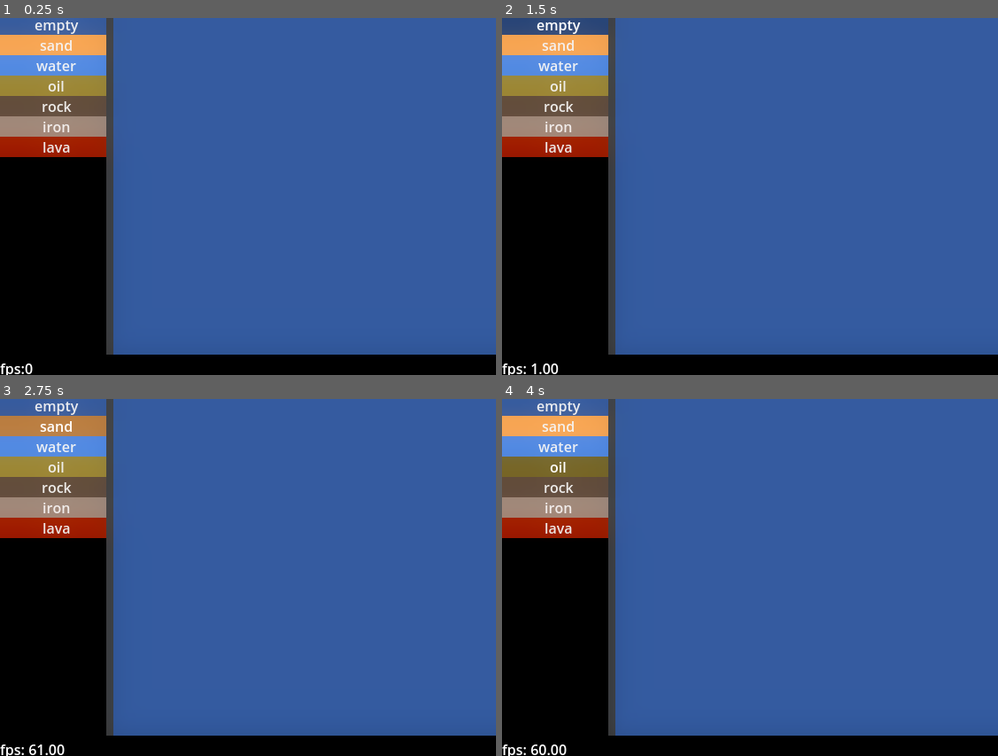
Above: before the commit, frames 1-4 (two rows, left to right).
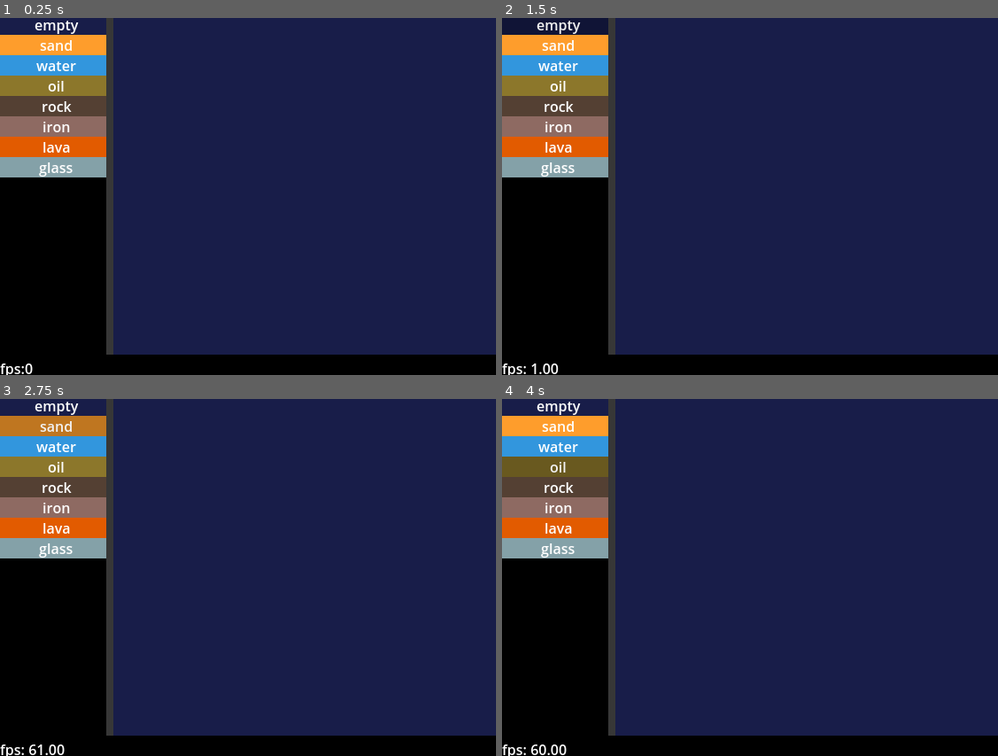
Above: after the commit, the same moments.

Repository: kiwijuice56/sand-spoon
Game: Godot game, scene res://main/main.tscn
Two runs of this game, one before a commit and one after it. Both use one fixed random seed, a clock stepped at 60 frames per second and the inputs below.
Inputs (mouse positions are in pixels of both pictures, inside the frame that each line leads up to):
- Up to frame 1 (0.25 s): no input
- Up to frame 2 (1.5 s): click (556, 167) at 0.5 s, where only the run after the commit has a clickable "glass"; click "empty" at 1.25 s
- Up to frame 3 (2.75 s): click "sand" at 2 s
- Up to frame 4 (4 s): click "water" at 2.75 s; click "oil" at 3.5 s

The runs differ from the first frame. In frame 1, 80% of the frame differs, in the area x 0-100%, y 0-95%; in frame 2, 80%; in frame 3, 80%; in frame 4, 80%.

Commit message:
HDR glow

Diff:
--- a/main/main.tscn
+++ b/main/main.tscn
@@ -7,19 +7,15 @@
 [ext_resource type="PackedScene" uid="uid://cly3oo4u8jasx" path="res://main/ui/fps_label/fps_label.tscn" id="3_54ca0"]
 [ext_resource type="Resource" uid="uid://bv0qbdwy81m1a" path="res://main/simulation/element/empty/empty.tres" id="4_oq8j5"]
 [ext_resource type="Resource" uid="uid://ypa8f347pjrs" path="res://main/simulation/element/liquid/water/water.tres" id="5_4oxmv"]
-[ext_resource type="Resource" uid="uid://bpc02af8uq6kh" path="res://main/simulation/element/solid/powder/sand/sand.tres" id="5_57l7a"]
+[ext_resource type="Resource" uid="uid://c0fsuf8jfda73" path="res://main/simulation/element/solid/powder/sand/sand.tres" id="5_57l7a"]
 [ext_resource type="Resource" uid="uid://bbvp7saksab8l" path="res://main/simulation/element/liquid/oil/oil.tres" id="8_l1nvi"]
 [ext_resource type="PackedScene" uid="uid://p1cupggik6ba" path="res://main/ui/element_selector/element_selector.tscn" id="8_vvhhn"]
 [ext_resource type="Resource" uid="uid://cwnhltdvq4ic4" path="res://main/simulation/element/solid/rock/rock.tres" id="9_bp35h"]
 [ext_resource type="Resource" uid="uid://clkis27cdr8nh" path="res://main/simulation/element/solid/metal/iron/iron.tres" id="10_7jxe6"]
 [ext_resource type="Resource" uid="uid://c3gbiac6s4l27" path="res://main/simulation/element/liquid/lava/lava.tres" id="11_d45fd"]
+[ext_resource type="Resource" uid="uid://c7b8cfugwtddk" path="res://main/simulation/element/solid/glass/glass.tres" id="12_21fqx"]
 
-[sub_resource type="Environment" id="Environment_f0vau"]
-background_mode = 3
-glow_enabled = true
-glow_bloom = 0.22
-
-[sub_resource type="Image" id="Image_8fq3f"]
+[sub_resource type="Image" id="Image_307c8"]
 data = {
 "data": PackedByteArray(0, 0, 0, 0, 0, 0, 0, 0, 0, 0, 0, 0, 0, 0, 0, 0, 0, 0, 0, 0, 0, 0, 0, 0, 0, 0, 0, 0, 0, 0, 0, 0, …(62113 unchanged characters)…
 "format": "RGBA8",
@@ -39,10 +35,12 @@
 [sub_resource type="GradientTexture1D" id="GradientTexture1D_as7yr"]
 gradient = SubResource("Gradient_wbf5m")
 
+[sub_resource type="Environment" id="Environment_f0vau"]
+background_mode = 3
+glow_enabled = true
+glow_intensity = 3.31
+
 [node name="Main" type="Node"]
-
-[node name="WorldEnvironment" type="WorldEnvironment" parent="."]
-environment = SubResource("Environment_f0vau")
 
 [node name="VBoxContainer" type="VBoxContainer" parent="."]
 anchors_preset = 15
@@ -72,14 +70,17 @@
 simulation_size = Vector2i(72, 64)
 simulation_scale = 6
 chunk_size = 8
-elements = Array[ExtResource("2_55j5a")]([ExtResource("4_oq8j5"), ExtResource("5_57l7a"), ExtResource("5_4oxmv"), ExtResource("8_l1nvi"), ExtResource("9_bp35h"), ExtResource("10_7jxe6"), ExtResource("11_d45fd")])
+elements = Array[ExtResource("2_55j5a")]([ExtResource("4_oq8j5"), ExtResource("5_57l7a"), ExtResource("5_4oxmv"), ExtResource("8_l1nvi"), ExtResource("9_bp35h"), ExtResource("10_7jxe6"), ExtResource("11_d45fd"), ExtResource("12_21fqx")])
 
 [node name="Painter" type="Node" parent="VBoxContainer/HBoxContainer/Simulation" node_paths=PackedStringArray("sim", "selector")]
 script = ExtResource("3_3diiu")
 sim = NodePath("..")
 selector = NodePath("../../ElementSelector")
-brush_radius = 6
+brush_radius = 3
 line_step = 0.25
 
 [node name="FPSLabel" parent="VBoxContainer" instance=ExtResource("3_54ca0")]
 layout_mode = 2
+
+[node name="WorldEnvironment" type="WorldEnvironment" parent="."]
+environment = SubResource("Environment_f0vau")
--- a/main/simulation/element/empty/empty.tres
+++ b/main/simulation/element/empty/empty.tres
@@ -5,7 +5,7 @@
 [resource]
 script = ExtResource("1_m73bc")
 unique_name = "empty"
-ui_color = Color(0.1815, 0.310475, 0.55, 1)
+ui_color = Color(0.106477, 0.125597, 0.2879, 1)
 skip_proportion = 0.3
 initial_temperature = 128
 conductivity = 0.5
--- a/main/simulation/element/liquid/lava/lava.tres
+++ b/main/simulation/element/liquid/lava/lava.tres
@@ -3,11 +3,12 @@
 [ext_resource type="Script" path="res://main/simulation/element/liquid/liquid.gd" id="1_epk2r"]
 
 [sub_resource type="Gradient" id="Gradient_iwa17"]
-offsets = PackedFloat32Array(0.0168539, 0.998127)
-colors = PackedColorArray(0.49, 0, 0.106167, 1, 1, 0.566667, 0, 1)
+offsets = PackedFloat32Array(0, 0.367647, 0.998127)
+colors = PackedColorArray(0.41, 0, 0.1845, 1, 1.25, 0.751, 0.35, 1, 1.7, 1.5, 1.5, 1)
 
 [sub_resource type="GradientTexture1D" id="GradientTexture1D_05i4b"]
 gradient = SubResource("Gradient_iwa17")
+use_hdr = true
 
 [resource]
 script = ExtResource("1_epk2r")
@@ -15,7 +16,7 @@
 viscosity = 1.0
 density = 3.1
 unique_name = "lava"
-ui_color = Color(0.56, 0.102667, 0, 1)
+ui_color = Color(0.89, 0.356, 0, 1)
 skip_proportion = 0.6
 initial_temperature = 200
 conductivity = 0.0
--- a/main/simulation/element/liquid/oil/oil.tres
+++ b/main/simulation/element/liquid/oil/oil.tres
@@ -16,3 +16,5 @@
 unique_name = "oil"
 ui_color = Color(0.55, 0.468967, 0.176, 1)
 skip_proportion = 0.3
+initial_temperature = 128
+conductivity = 0.5
--- a/main/simulation/element/liquid/water/water.tres
+++ b/main/simulation/element/liquid/water/water.tres
@@ -14,7 +14,7 @@
 viscosity = 0.8
 density = 1.0
 unique_name = "water"
-ui_color = Color(0.2673, 0.475335, 0.81, 1)
+ui_color = Color(0.2001, 0.590875, 0.87, 1)
 skip_proportion = 0.4
 initial_temperature = 0
 conductivity = 0.2
--- /dev/null
+++ b/main/simulation/element/solid/glass/glass.tres
@@ -0,0 +1,18 @@
+[gd_resource type="Resource" script_class="Solid" load_steps=4 format=3 uid="uid://c7b8cfugwtddk"]
+
+[ext_resource type="Script" path="res://main/simulation/element/solid/solid.gd" id="1_4f7rg"]
+
+[sub_resource type="Gradient" id="Gradient_snu3c"]
+colors = PackedColorArray(0.521569, 0.631373, 0.658824, 1, 1, 1, 1, 1)
+
+[sub_resource type="GradientTexture1D" id="GradientTexture1D_qb12j"]
+gradient = SubResource("Gradient_snu3c")
+
+[resource]
+script = ExtResource("1_4f7rg")
+color_gradient = SubResource("GradientTexture1D_qb12j")
+unique_name = "glass"
+ui_color = Color(0.5214, 0.63228, 0.66, 1)
+skip_proportion = 0.3
+initial_temperature = 128
+conductivity = 0.1
--- a/main/simulation/element/solid/metal/iron/iron.tres
+++ b/main/simulation/element/solid/metal/iron/iron.tres
@@ -9,8 +9,8 @@
 gradient = SubResource("Gradient_qosj6")
 
 [sub_resource type="Gradient" id="Gradient_wbf5m"]
-offsets = PackedFloat32Array(0, 0.383721, 0.624031, 0.724806, 0.996212)
-colors = PackedColorArray(0.429, 0.66885, 0.78, 0.501961, 1, 1, 1, 0, 0.95, 0.1805, 0.1805, 0.556863, 0.88, 0.77836, 0.3256, 0.917647, 1, 1, 1, 0.894118)
+offsets = PackedFloat32Array(0, 0.428571, 0.624031, 0.724806, 0.996212)
+colors = PackedColorArray(0.429, 0.66885, 0.78, 0.501961, 1, 1, 1, 0, 1.1, 0.18, 0.18, 0.557, 2, 0.778, 0.326, 0.918, 2, 2, 2, 0.894)
 
 [sub_resource type="GradientTexture1D" id="GradientTexture1D_as7yr"]
 gradient = SubResource("Gradient_wbf5m")
@@ -20,7 +20,7 @@
 heat_gradient = SubResource("GradientTexture1D_as7yr")
 color_gradient = SubResource("GradientTexture1D_53825")
 unique_name = "iron"
-ui_color = Color(0.560784, 0.482353, 0.431373, 1)
+ui_color = Color(0.56, 0.418227, 0.3864, 1)
 skip_proportion = 0.3
 initial_temperature = 128
 conductivity = 0.2
--- a/main/simulation/element/solid/powder/powder.gd
+++ b/main/simulation/element/solid/powder/powder.gd
@@ -17,5 +17,4 @@
 		sim.swap(row, col, row + 1, col - 1)
 	elif right:
 		sim.swap(row, col, row + 1, col + 1)
-
 	return true
--- /dev/null
+++ b/main/simulation/element/solid/powder/sand/sand.gd
@@ -0,0 +1,10 @@
+class_name Sand extends Powder
+
+@export var glass_temperature: int = 180
+
+func process(sim: Simulation, row: int, col: int, data: int) -> bool:
+	if not super.process(sim, row, col, data):
+		return false
+	if get_byte(data, 0) >= glass_temperature:
+		sim.set_element(row, col, "glass")
+	return true
--- a/main/simulation/element/solid/powder/sand/sand.tres
+++ b/main/simulation/element/solid/powder/sand/sand.tres
@@ -1,20 +1,20 @@
-[gd_resource type="Resource" script_class="Powder" load_steps=4 format=3 uid="uid://bpc02af8uq6kh"]
+[gd_resource type="Resource" script_class="Sand" load_steps=4 format=3 uid="uid://c0fsuf8jfda73"]
 
-[ext_resource type="Script" path="res://main/simulation/element/solid/powder/powder.gd" id="1_bvfnp"]
+[ext_resource type="Script" path="res://main/simulation/element/solid/powder/sand/sand.gd" id="1_s6qst"]
 
-[sub_resource type="Gradient" id="Gradient_dtbfd"]
-offsets = PackedFloat32Array(0, 0.929878, 1)
-colors = PackedColorArray(0.94, 0.574027, 0.2538, 1, 1, 0.701, 0.31, 1, 0.868985, 0.868985, 0.868985, 1)
+[sub_resource type="Gradient" id="Gradient_g8od7"]
+offsets = PackedFloat32Array(0.00809717, 0.92328, 1)
+colors = PackedColorArray(1, 0.673333, 0.3, 1, 1, 0.794167, 0.35, 1, 1, 0.8955, 0.67, 1)
 
-[sub_resource type="GradientTexture1D" id="GradientTexture1D_lxfk2"]
-gradient = SubResource("Gradient_dtbfd")
-width = 32
+[sub_resource type="GradientTexture1D" id="GradientTexture1D_omf6u"]
+gradient = SubResource("Gradient_g8od7")
 
 [resource]
-script = ExtResource("1_bvfnp")
-color_gradient = SubResource("GradientTexture1D_lxfk2")
+script = ExtResource("1_s6qst")
+glass_temperature = 160
+color_gradient = SubResource("GradientTexture1D_omf6u")
 unique_name = "sand"
-ui_color = Color(0.89, 0.5785, 0.267, 1)
-skip_proportion = 0.5
+ui_color = Color(1, 0.617333, 0.18, 1)
+skip_proportion = 0.4
 initial_temperature = 128
-conductivity = 0.05
+conductivity = 0.1
--- a/main/simulation/element/solid/rock/rock.tres
+++ b/main/simulation/element/solid/rock/rock.tres
@@ -17,4 +17,3 @@
 skip_proportion = 0.3
 initial_temperature = 128
 conductivity = 0.05
-color_is_temperature_dependent = false
--- a/main/simulation/simulation.gd
+++ b/main/simulation/simulation.gd
@@ -79,7 +79,7 @@
 	chunk_temp_copy.resize(simulation_size_chunk.x * simulation_size_chunk.y)
 	chunk_temp_copy.fill(128)
 
-	image = Image.create_empty(simulation_size.x, simulation_size.y, false, Image.FORMAT_RGBA8)
+	image = Image.create_empty(simulation_size.x, simulation_size.y, false, Image.FORMAT_RGBAF)
 
 	for row in range(simulation_size.y):
 		for col in range(simulation_size.x):
@@ -213,7 +213,6 @@
 		for j in range(0, chunk_size * chunk_size):
 			var row: int = j / chunk_size + i / simulation_size_chunk.x * chunk_size
 			var col: int = j % chunk_size + i % simulation_size_chunk.x * chunk_size
-
 			image.set_pixel(col, row, elements[cell_id[row * simulation_size.x + col]].get_color(self, row, col, _get_cell_data(row, col)))
 	chunk_update.fill(0)
 	texture.set_image(image)
--- a/main/ui/element_selector/element_button/element_button.tscn
+++ b/main/ui/element_selector/element_button/element_button.tscn
@@ -15,6 +15,8 @@
 offset_bottom = 31.0
 grow_horizontal = 2
 focus_mode = 0
+theme_override_colors/font_color = Color(1, 1, 1, 1)
+theme_override_colors/font_outline_color = Color(1, 1, 1, 1)
 theme_override_styles/hover = SubResource("StyleBoxFlat_rdljj")
 theme_override_styles/pressed = SubResource("StyleBoxFlat_68s1g")
 theme_override_styles/normal = SubResource("StyleBoxFlat_a5ys0")
--- a/project.godot
+++ b/project.godot
@@ -49,3 +49,4 @@
 renderer/rendering_method="gl_compatibility"
 renderer/rendering_method.mobile="gl_compatibility"
 environment/defaults/default_clear_color=Color(0, 0, 0, 1)
+viewport/hdr_2d=true
Not shown: 2 places in main/main.tscn that only renumber resources
